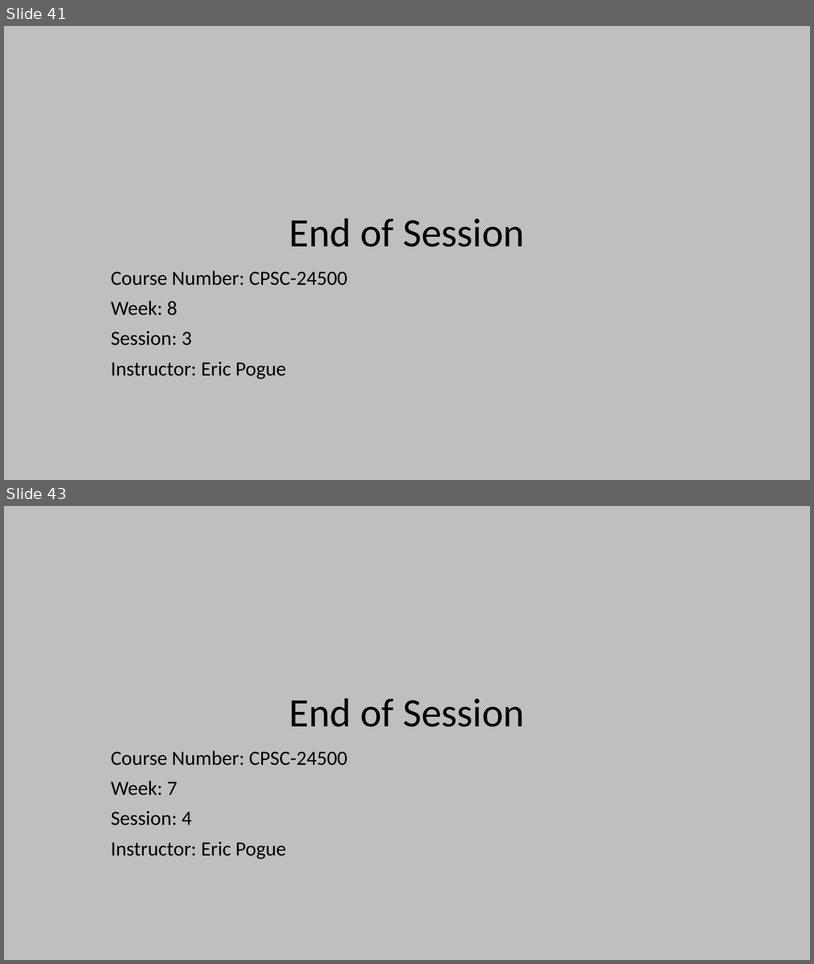
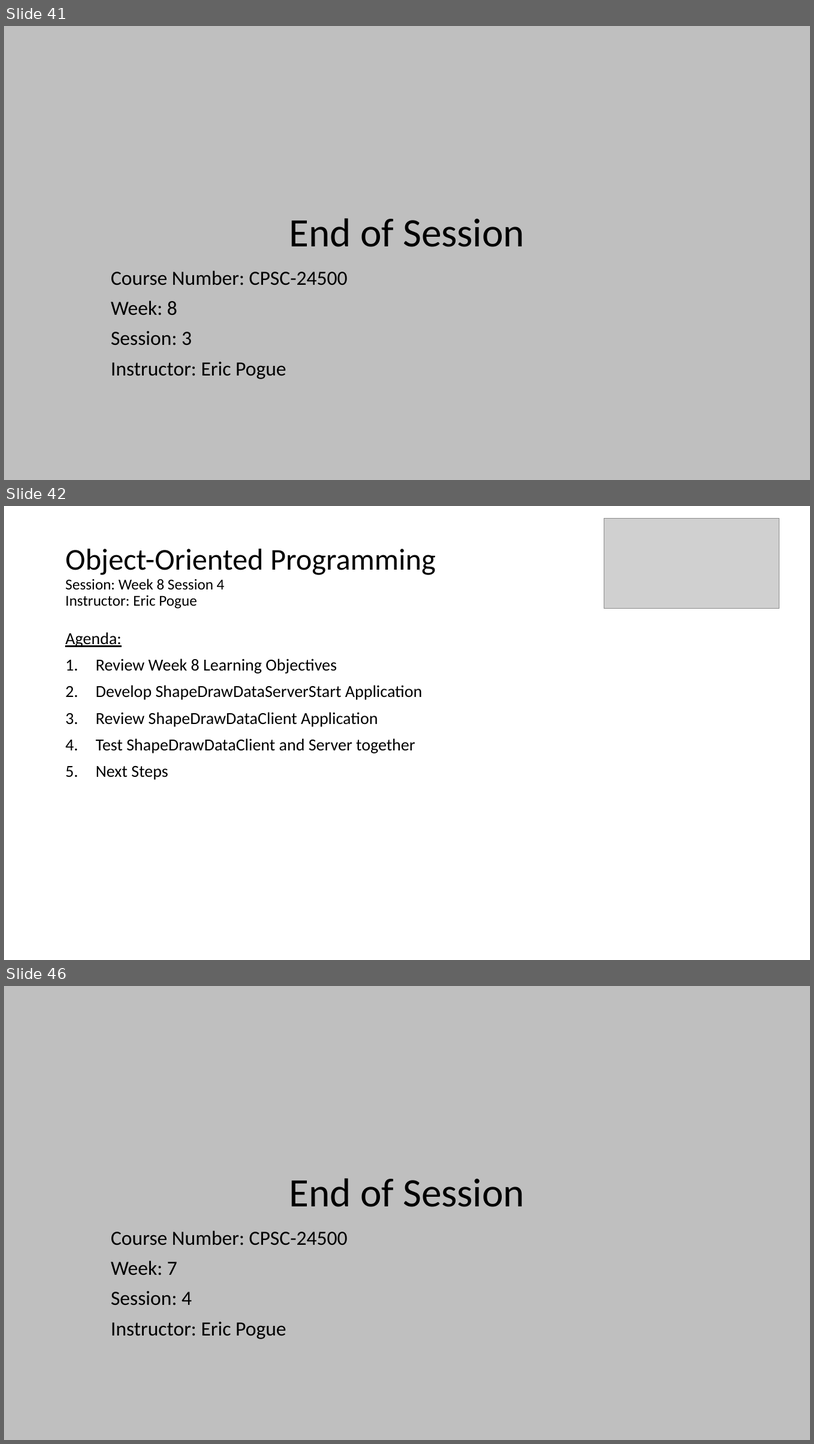
Before and after one commit to EricJPogue/www-epogue-info, a slide deck: CPSC-24500/Week08/2017SpringW08Slides.pptx. Shown one above the other, each under a label of ours: slides 41 and 43 before the commit, slides 41, 42 and 46 after it; the slides between them are not shown. The pictures are 814x964 and 814x1444 pixels, drawn with LibreOffice and Linux fonts; fonts in the diff are those of the drawing; grey boxes stand for pictures. Boxes give left, top, right and bottom in pixels: in the first picture for what was removed or moved away, otherwise in the second. Text is boxed around its words. In the diff, an @@ line names an element or a change of style, - is before the commit and + after.

Commit message:
Add session 4 html reference file and update slides.

```diff
--- a/CPSC-24500/Week08/2017SpringW08Slides.pptx
+++ b/CPSC-24500/Week08/2017SpringW08Slides.pptx
@@ slide 42 added at (4, 506, 810, 960), background #FFFFFF @@
@@ picture added at (604, 518, 780, 608) @@
@@ title added at (65, 549, 436, 609), 18 pt, text #000000 @@
+Object-Oriented Programming
+Session: Week 8 Session 4
+Instructor: Eric Pogue
@@ text added at (65, 632, 422, 780), 20 pt, text #000000 @@
+Agenda:
+1. Review Week 8 Learning Objectives
+2. Develop ShapeDrawDataServerStart Application
+3. Review ShapeDrawDataClient Application
+4. Test ShapeDrawDataClient and Server together
+5. Next Steps
@@ what was slide 43 is now slide 46 @@
```
Also in this commit, not shown: 1 slide changed, 2 other slides added, 2 other files.
